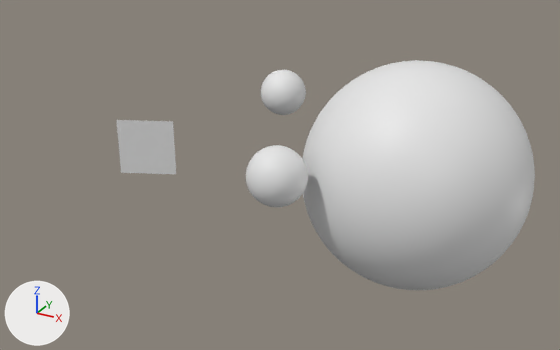
One commit to the glTF model scene.glb: the scene before it, then after it.
The view is the same before and after, from a 50 mm camera at (11.14, -20.05, 10.1) aimed at (-1.05, 2.13, -0.99). Every picture has the same lights, and +X, +Y and +Z are marked at lower left. Materials are left out; every surface is plain grey. Where no turn or scale is listed for an object, it has been applied to the vertices. Vertices at the same position are counted once.
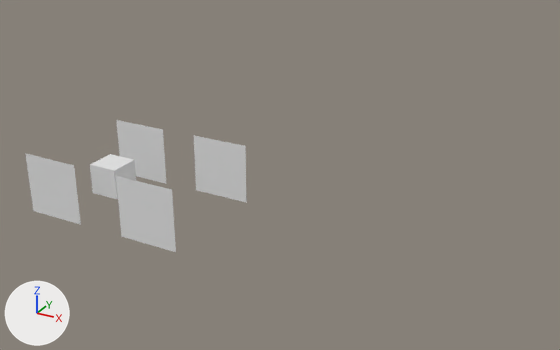
The newer file is also rescaled (x5.0), turned or shifted as a whole; pictures and numbers use the older file's frame.

What differs and where, as boxes (x1, y1, x2, y2) in the pictures (560 x 350 px):
'Sphere.002', deleted
    before: (303, 60, 535, 290)
'Plane.003', added
    after: (116, 176, 176, 252)
'Plane', reshaped (16% narrower, 18% taller)
    before: (116, 120, 176, 174)
    after: (116, 120, 166, 184)
'Sphere', deleted
    before: (246, 145, 308, 207)
'Plane.001', added
    after: (194, 135, 247, 203)
'Plane.002', added
    after: (25, 153, 81, 225)
'Sphere.001', deleted
    before: (261, 70, 306, 115)
'Box', added
    after: (90, 154, 136, 199)

The change, as a diff of the scene's bpy script:
```diff
--- a/scene.glb.py
+++ b/scene.glb.py
@@ me_mesh_3 @@
 me_mesh_3.from_pydata(...)  # 4 vertices, 2 faces; spans x -0.91..0.91, y -0.41..0.41, z -1.0..1.0
 # used by ob_plane; location = (-5.24, 0.0, 0.0)
-me_mesh_3.vertices[1].co = (0.91, 0.41, 1.0)  # pixel (173, 121)
-me_mesh_3.vertices[3].co = (0.91, 0.41, -1.0)  # pixel (176, 174)
+# me_mesh_3 part 1
+me_mesh_3.vertices[1].co = (1.09, -0.41, 1.0)  # pixel (162, 129)
+me_mesh_3.vertices[3].co = (1.09, -0.41, -1.0)  # pixel (166, 183)
@@ me_mesh_4 @@
+me_mesh_4.from_pydata([(1.0, 0.0, 1.0), (-1.0, 0.0, 1.0), (1.0, 0.0, -1.0), (-1.0, 0.0, -1.0)], [], [(0, 2, 1), (2, 3, 1)])
@@ me_mesh_2_1 @@
+me_mesh_2_1.from_pydata([(-1.0, 0.0, 1.0), (1.0, 0.0, 1.0), (-1.0, 0.0, -1.0), (1.0, 0.0, -1.0)], [], [(0, 2, 1), (2, 3, 1)])
@@ me_mesh_0_1 @@
+me_mesh_0_1.from_pydata(...)  # a box spanning x -0.5..0.5, y -0.5..0.5, z -0.5..0.5
@@ ob_sphere @@
-ob_sphere = bpy.data.objects.new('Sphere', me_mesh_0)
-ob_sphere.location = (0.0, 0.0, 0.0)
@@ ob_sphere_001 @@
-ob_sphere_001 = bpy.data.objects.new('Sphere.001', me_mesh_1)
-ob_sphere_001.location = (-4.7, 9.05, -0.41)
@@ ob_sphere_002 @@
-ob_sphere_002 = bpy.data.objects.new('Sphere.002', me_mesh_2)
-ob_sphere_002.location = (3.23, 4.18, -0.89)
@@ ob_plane_003 @@
+ob_plane_003 = bpy.data.objects.new('Plane.003', me_mesh_4)
+ob_plane_003.location = (-2.02, -4.2, 0.0)
@@ ob_plane_002 @@
+ob_plane_002 = bpy.data.objects.new('Plane.002', me_mesh_4.copy())
+ob_plane_002.location = (-5.62, -4.2, 0.0)
@@ ob_plane_001 @@
+ob_plane_001 = bpy.data.objects.new('Plane.001', me_mesh_2_1)
+ob_plane_001.location = (-1.94, -0.36, 0.0)
@@ ob_box @@
+ob_box = bpy.data.objects.new('Box', me_mesh_0_1)
+ob_box.location = (-4.61, -2.54, 0.0)
```
